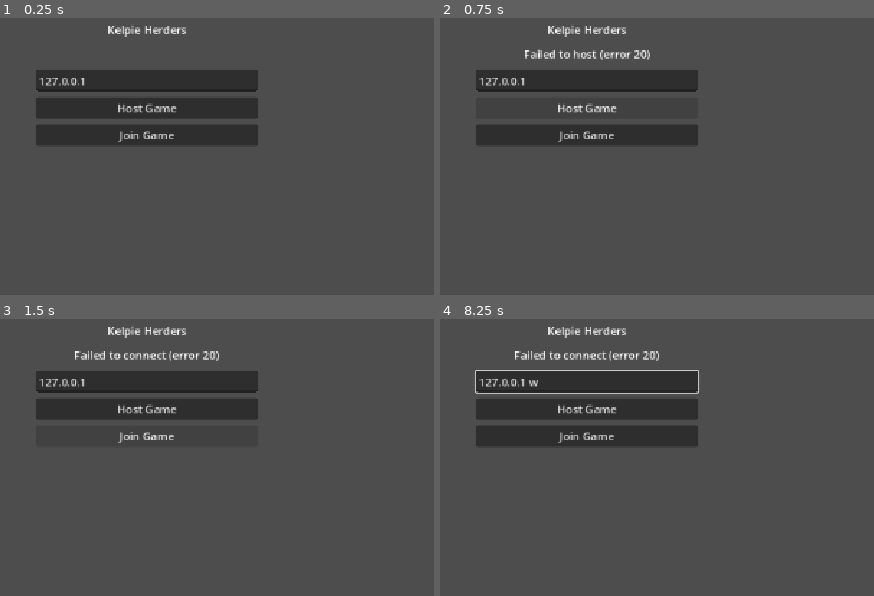
Above: before the commit, frames 1-4 (two rows, left to right).
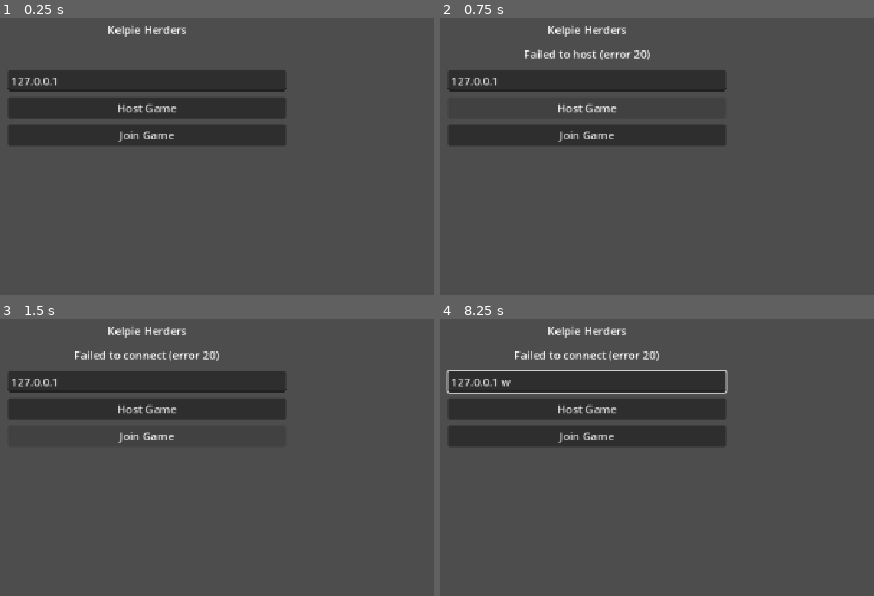
Above: after the commit, the same moments.

Repository: jumper385/kelpie-herders
Game: Godot game, scene res://Lobby.tscn
Same seed, same stepped clock (60 frames per second), same inputs: the game is played once before the commit and once after it.
Inputs (mouse positions are in pixels of both pictures, inside the frame that each line leads up to):
- Up to frame 1 (0.25 s): no input
- Up to frame 2 (0.75 s): click "Host Game" at 0.5 s
- Up to frame 3 (1.5 s): click "Join Game" at 1.25 s
- Up to frame 4 (8.25 s): move the mouse to (761, 363) at 2.02 s; hold S (cam_back) 2.03-2.75 s; click (761, 363) at 2.17 s; drag from (outside the picture) to (548, 474) at 2.77 s; move the mouse to (outside the picture) at 3.52 s; hold A (cam_left) 3.53-4.25 s; click (outside the picture) at 3.67 s; drag from (548, 474) to (outside the picture) at 4.27 s; move the mouse to (826, 451) at 5.02 s; hold Q (cam_rotate_left) 5.03-5.75 s; click (826, 451) at 5.17 s; drag from (outside the picture) to (outside the picture) at 5.77 s; move the mouse to (626, 385) at 6.52 s; hold Right mouse button (move_to_target) 6.53-7.25 s; click (626, 385) at 6.67 s; tap Enter at 7.25 s; drag from (outside the picture) to (outside the picture) at 7.27 s; tap Space at 8 s; move the mouse to (761, 363) at 8.02 s; hold W (cam_fwd) from 8.03 s (still down); click (761, 363) at 8.17 s

The runs differ from the first frame. In frame 1, 2.9% of the frame differs, in the area x 1-67%, y 18-46%; in frame 2, 2.0%; in frame 3, 2.0%; in frame 4, 3.2%.

Commit message:
fix: added lobby before start to collect users

Diff:
--- a/GameState.gd
+++ b/GameState.gd
@@ -1,4 +1,5 @@
 extends Node
 
 ## Autoload singleton — shared game state across lobby and main scene.
-var player_roles: Dictionary = {}  # peer_id (int) -> role (StringName: "farmer" | "butcher")
+## team values: &"farmers" | &"butchers" | &"" (not yet chosen)
+var player_teams: Dictionary = {}  # peer_id (int) -> team (StringName)
--- a/KelpieCharacterCtrl.gd
+++ b/KelpieCharacterCtrl.gd
@@ -16,10 +16,14 @@
 func _on_spawn(data: Dictionary) -> void:
 	player_peer_id = data.get("peer_id", 1)
 	add_to_group("kelpie")
-	if data.get("role", "farmer") == "farmer":
-		position = Vector3(-30.0, 1.0, -30.0)
+	var team: String = data.get("team", "farmers")
+	var idx: int = data.get("team_index", 0)
+	# Stagger multiple kelpies on the same team so they don't overlap.
+	var offset := Vector3(idx * 3.0, 0.0, idx * 3.0)
+	if team == "farmers":
+		position = Vector3(-30.0, 1.0, -30.0) + offset
 	else:
-		position = Vector3(30.0, 1.0, 30.0)
+		position = Vector3(30.0, 1.0, 30.0) - offset
 
 
 func _net_ready() -> void:
--- a/Lobby.gd
+++ b/Lobby.gd
@@ -4,7 +4,9 @@
 const MAIN_SCENE = "res://node_3d.tscn"
 
 var _connection_panel: Control
-var _role_panel: Control
+var _lobby_panel: Control
+var _start_btn: Button
+var _player_list_container: VBoxContainer
 var _ip_input: LineEdit
 var _status_label: Label
 
@@ -25,7 +27,7 @@
 	add_child(center)
 
 	var vbox := VBoxContainer.new()
-	vbox.custom_minimum_size = Vector2(320, 0)
+	vbox.custom_minimum_size = Vector2(400, 0)
 	vbox.add_theme_constant_override("separation", 12)
 	center.add_child(vbox)
 
@@ -59,26 +61,48 @@
 	join_btn.pressed.connect(_on_join_pressed)
 	_connection_panel.add_child(join_btn)
 
-	# ── Role panel (shown after connection) ───────────────
-	_role_panel = VBoxContainer.new()
-	_role_panel.add_theme_constant_override("separation", 8)
-	_role_panel.visible = false
-	vbox.add_child(_role_panel)
-
-	var role_lbl := Label.new()
-	role_lbl.text = "Choose Your Role:"
-	role_lbl.horizontal_alignment = HORIZONTAL_ALIGNMENT_CENTER
-	_role_panel.add_child(role_lbl)
-
-	var farmer_btn := Button.new()
-	farmer_btn.text = "Farmer  (herd sheep into the barn)"
-	farmer_btn.pressed.connect(_on_role_selected.bind(&"farmer"))
-	_role_panel.add_child(farmer_btn)
-
-	var butcher_btn := Button.new()
-	butcher_btn.text = "Butcher  (herd sheep to the slaughterhouse)"
-	butcher_btn.pressed.connect(_on_role_selected.bind(&"butcher"))
-	_role_panel.add_child(butcher_btn)
+	# ── Lobby panel (shown after connection) ──────────────
+	_lobby_panel = VBoxContainer.new()
+	_lobby_panel.add_theme_constant_override("separation", 8)
+	_lobby_panel.visible = false
+	vbox.add_child(_lobby_panel)
+
+	var players_lbl := Label.new()
+	players_lbl.text = "Players in Lobby:"
+	players_lbl.horizontal_alignment = HORIZONTAL_ALIGNMENT_CENTER
+	_lobby_panel.add_child(players_lbl)
+
+	_player_list_container = VBoxContainer.new()
+	_player_list_container.add_theme_constant_override("separation", 4)
+	_lobby_panel.add_child(_player_list_container)
+
+	_lobby_panel.add_child(HSeparator.new())
+
+	var team_lbl := Label.new()
+	team_lbl.text = "Choose Your Team:"
+	team_lbl.horizontal_alignment = HORIZONTAL_ALIGNMENT_CENTER
+	_lobby_panel.add_child(team_lbl)
+
+	var team_hbox := HBoxContainer.new()
+	team_hbox.alignment = BoxContainer.ALIGNMENT_CENTER
+	team_hbox.add_theme_constant_override("separation", 12)
+	_lobby_panel.add_child(team_hbox)
+
+	var farmers_btn := Button.new()
+	farmers_btn.text = "Join Farmers"
+	farmers_btn.pressed.connect(_on_team_selected.bind(&"farmers"))
+	team_hbox.add_child(farmers_btn)
+
+	var butchers_btn := Button.new()
+	butchers_btn.text = "Join Butchers"
+	butchers_btn.pressed.connect(_on_team_selected.bind(&"butchers"))
+	team_hbox.add_child(butchers_btn)
+
+	_start_btn = Button.new()
+	_start_btn.text = "Start Game"
+	_start_btn.visible = false
+	_start_btn.pressed.connect(_on_start_pressed)
+	_lobby_panel.add_child(_start_btn)
 
 
 # ── Networking ────────────────────────────────────────────────────────────────
@@ -90,9 +114,12 @@
 		_status_label.text = "Failed to host (error %d)" % err
 		return
 	multiplayer.multiplayer_peer = peer
+	GameState.player_teams[1] = &""
 	_connection_panel.visible = false
-	_role_panel.visible = true
-	_status_label.text = "Hosting on port %d — waiting for opponent..." % PORT
+	_lobby_panel.visible = true
+	_start_btn.visible = true
+	_status_label.text = "Hosting on port %d — waiting for players..." % PORT
+	_refresh_player_list()
 
 
 func _on_join_pressed() -> void:
@@ -110,51 +137,99 @@
 
 
 func _on_connected_to_server() -> void:
-	_role_panel.visible = true
-	_status_label.text = "Connected! Choose your role."
+	_lobby_panel.visible = true
+	_status_label.text = "Connected! Choose your team."
 
 
 func _on_connection_failed() -> void:
 	_connection_panel.visible = true
-	_role_panel.visible = false
+	_lobby_panel.visible = false
 	_status_label.text = "Connection failed."
 
 
 func _on_peer_connected(id: int) -> void:
-	_status_label.text = "Player %d joined." % id
+	if multiplayer.is_server():
+		GameState.player_teams[id] = &""
+		_broadcast_lobby_state()
 
 
 func _on_peer_disconnected(id: int) -> void:
-	_status_label.text = "Player %d disconnected." % id
-
-
-# ── Role selection ────────────────────────────────────────────────────────────
-
-func _on_role_selected(role: StringName) -> void:
-	_role_panel.visible = false
-	_status_label.text = "Role chosen — waiting for other player..."
+	GameState.player_teams.erase(id)
 	if multiplayer.is_server():
-		_receive_role(1, role)
+		_broadcast_lobby_state()
+
+
+# ── Team selection ────────────────────────────────────────────────────────────
+
+func _on_team_selected(team: StringName) -> void:
+	if multiplayer.is_server():
+		_receive_team(1, team)
 	else:
-		_rpc_submit_role.rpc_id(1, role)
-
-
-## Clients call this on the server to submit their role choice.
+		_rpc_submit_team.rpc_id(1, team)
+
+
+## Clients send their team choice to the server.
 @rpc("any_peer", "call_remote", "reliable")
-func _rpc_submit_role(role: StringName) -> void:
+func _rpc_submit_team(team: StringName) -> void:
 	if not multiplayer.is_server():
 		return
-	_receive_role(multiplayer.get_remote_sender_id(), role)
-
-
-func _receive_role(peer_id: int, role: StringName) -> void:
-	GameState.player_roles[peer_id] = role
-	print("Player %d chose: %s  (total ready: %d)" % [peer_id, role, GameState.player_roles.size()])
-	if GameState.player_roles.size() >= 2:
-		_rpc_start_game.rpc()
-
-
-## Server broadcasts: start the match.
+	_receive_team(multiplayer.get_remote_sender_id(), team)
+
+
+func _receive_team(peer_id: int, team: StringName) -> void:
+	GameState.player_teams[peer_id] = team
+	_broadcast_lobby_state()
+
+
+func _broadcast_lobby_state() -> void:
+	var ids: Array = GameState.player_teams.keys()
+	var teams: Array = GameState.player_teams.values()
+	_rpc_update_lobby.rpc(ids, teams)
+
+
+## Server pushes the full lobby state to all peers (including itself).
+@rpc("authority", "call_local", "reliable")
+func _rpc_update_lobby(ids: Array, teams: Array) -> void:
+	GameState.player_teams.clear()
+	for i in range(ids.size()):
+		GameState.player_teams[ids[i]] = teams[i]
+	_refresh_player_list()
+
+
+func _refresh_player_list() -> void:
+	for child in _player_list_container.get_children():
+		child.queue_free()
+	var my_id := multiplayer.get_unique_id()
+	for peer_id: int in GameState.player_teams:
+		var team: StringName = GameState.player_teams[peer_id]
+		var row := Label.new()
+		var name_str := "Player %d" % peer_id
+		if peer_id == 1:
+			name_str += " (Host)"
+		if peer_id == my_id:
+			name_str += " (You)"
+		var team_str: String = team if team != &"" else "no team"
+		row.text = "%s — %s" % [name_str, team_str]
+		_player_list_container.add_child(row)
+
+
+# ── Start game (host only) ────────────────────────────────────────────────────
+
+func _on_start_pressed() -> void:
+	if not multiplayer.is_server():
+		return
+	var has_assigned := false
+	for team: StringName in GameState.player_teams.values():
+		if team != &"":
+			has_assigned = true
+			break
+	if not has_assigned:
+		_status_label.text = "At least one player must choose a team before starting."
+		return
+	_rpc_start_game.rpc()
+
+
+## Server broadcasts: everyone loads the main scene.
 @rpc("authority", "call_local", "reliable")
 func _rpc_start_game() -> void:
 	get_tree().change_scene_to_file(MAIN_SCENE)
--- a/MainSceneController.gd
+++ b/MainSceneController.gd
@@ -51,12 +51,19 @@
 				"spawn_height": cfg.spawn_height,
 			})
 
-	# Spawn one kelpie per player.
-	for peer_id: int in GameState.player_roles:
+	# Spawn one kelpie per player who has chosen a team.
+	var team_indices: Dictionary = {}  # team -> count spawned so far
+	for peer_id: int in GameState.player_teams:
+		var team: StringName = GameState.player_teams[peer_id]
+		if team == &"":
+			continue
+		var idx: int = team_indices.get(team, 0)
+		team_indices[team] = idx + 1
 		_spawner.spawn({
 			"type": "kelpie",
 			"peer_id": peer_id,
-			"role": str(GameState.player_roles[peer_id]),
+			"team": str(team),
+			"team_index": idx,
 		})
 
 
